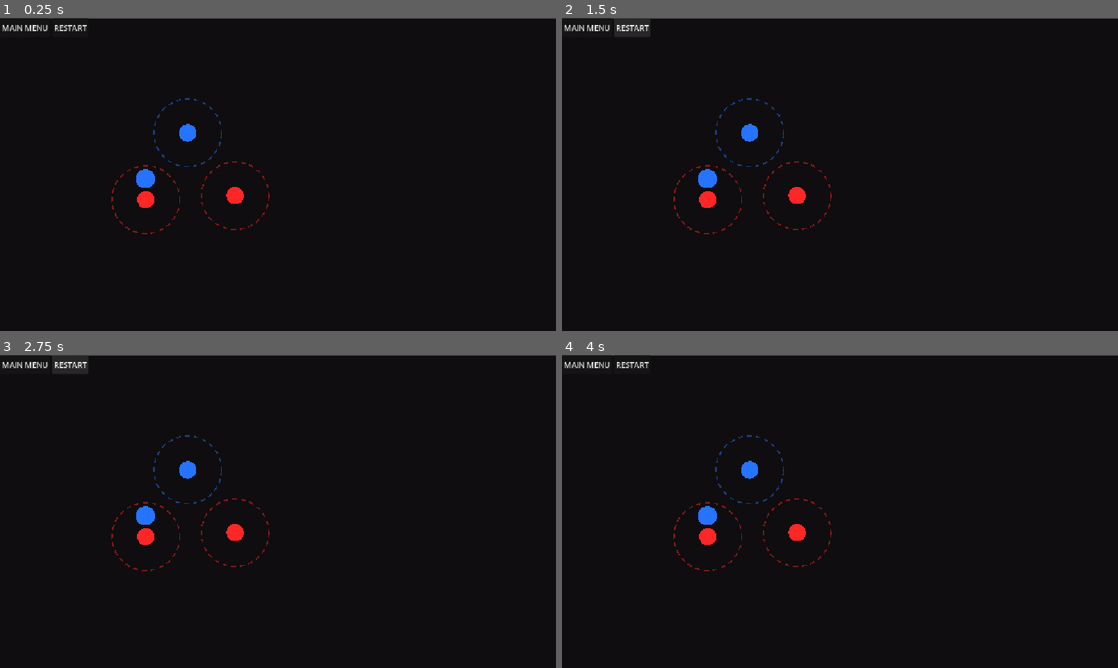
Above: before the commit, frames 1-4 (two rows, left to right).
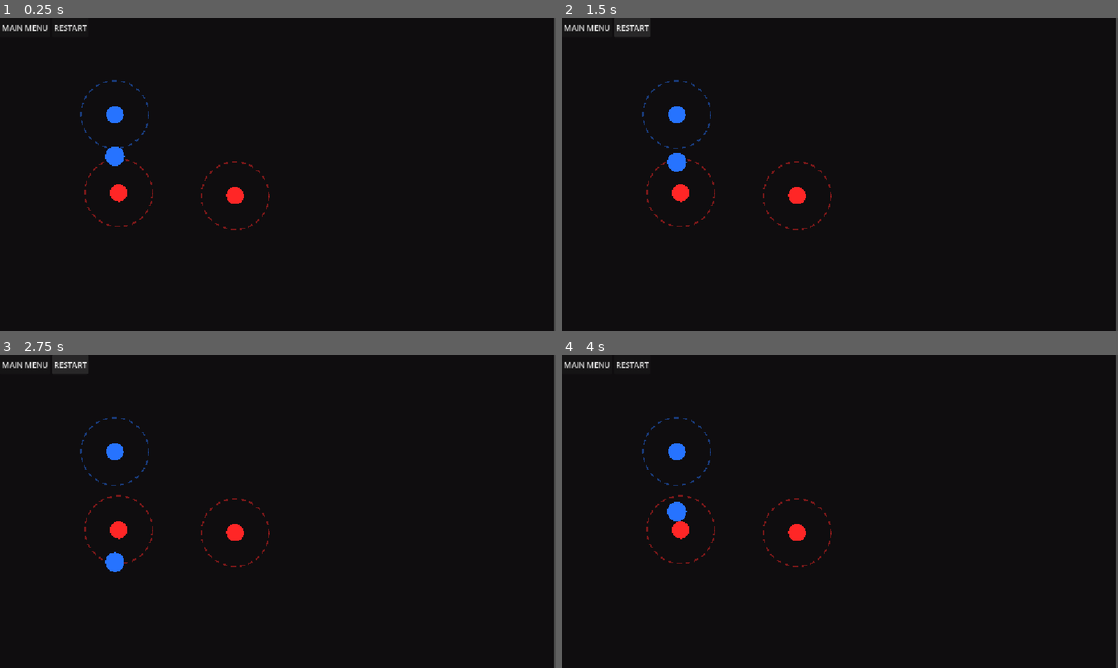
Above: after the commit, the same moments.

Repository: e-neuf/summer-summit-game-jam
Game: Godot game, scene res://levels/Level0.tscn
The game is run twice, just before and just after one commit, with the same random seed, the same clock (stepped at 60 frames per second) and the same inputs. The engine's default icon, where the game draws it, is replaced by a stand-in: a white triangle on a blue panel in a dark square.
Inputs:
- Up to frame 1 (0.25 s): no input
- Up to frame 2 (1.5 s): click "RESTART" at 0.5 s; click "RESTART" at 1.25 s
- Up to frame 3 (2.75 s): click "RESTART" at 2 s
- Up to frame 4 (4 s): click "MAIN MENU" at 2.75 s; click "PLAY" at 3.5 s

The runs differ from the first frame. In frame 1, 1.8% of the frame differs, in the area x 0-100%, y 0-100%; in frame 2, 1.8%; in frame 3, 1.8%; in frame 4, 1.8%.

Commit message:
Added boundaries and stuff

Diff:
--- /dev/null
+++ b/Object_Scenes[for duplication]/floor.tscn
@@ -0,0 +1,9 @@
+[gd_scene format=3 uid="uid://dxu4i3wxckpf5"]
+
+[sub_resource type="RectangleShape2D" id="RectangleShape2D_4uic7"]
+size = Vector2(2400, 50)
+
+[node name="Floor" type="StaticBody2D" unique_id=1559610409]
+
+[node name="CollisionShape2D" type="CollisionShape2D" parent="." unique_id=1156240617]
+shape = SubResource("RectangleShape2D_4uic7")
--- a/levels/Level0.tscn
+++ b/levels/Level0.tscn
@@ -3,10 +3,8 @@
 [ext_resource type="PackedScene" uid="uid://dveyunc1b4yi2" path="res://levels/BaseLevel.tscn" id="1_oo2mb"]
 [ext_resource type="Script" uid="uid://ccrrm8jgpodv2" path="res://scripts/background_mood.gd" id="2_n5jrs"]
 [ext_resource type="PackedScene" uid="uid://c2fjiov5pxmvm" path="res://Object_Scenes[for duplication]/magentic_poles.tscn" id="3_3d6os"]
+[ext_resource type="PackedScene" uid="uid://dxu4i3wxckpf5" path="res://Object_Scenes[for duplication]/floor.tscn" id="3_fli3c"]
 [ext_resource type="PackedScene" uid="uid://cghyvyu2v4e41" path="res://Object_Scenes[for duplication]/main_character.tscn" id="4_fli3c"]
-
-[sub_resource type="RectangleShape2D" id="RectangleShape2D_4uic7"]
-size = Vector2(2400, 50)
 
 [node name="Node2D" unique_id=1612004166 instance=ExtResource("1_oo2mb")]
 
@@ -17,10 +15,10 @@
 anchors_preset = 15
 anchor_right = 1.0
 anchor_bottom = 1.0
-offset_left = -1.0
-offset_top = 2.0
-offset_right = -1.0
-offset_bottom = 2.0
+offset_left = -5.0
+offset_top = 1.0
+offset_right = -5.0
+offset_bottom = 1.0
 grow_horizontal = 2
 grow_vertical = 2
 mouse_filter = 2
@@ -28,23 +26,31 @@
 script = ExtResource("2_n5jrs")
 
 [node name="Magentic Poles2" parent="." index="2" unique_id=1547105525 instance=ExtResource("3_3d6os")]
-position = Vector2(302, 376)
+position = Vector2(246, 362)
 polarity = -1
 
 [node name="Main Character" parent="." index="3" unique_id=273780980 instance=ExtResource("4_fli3c")]
-position = Vector2(301, 333)
+position = Vector2(238, 252)
 
-[node name="Floor" type="StaticBody2D" parent="." index="4" unique_id=336076818]
-position = Vector2(0, 450)
+[node name="Floor3" parent="." index="4" unique_id=1559610409 instance=ExtResource("3_fli3c")]
+position = Vector2(-1.0000153, 291.00003)
+rotation = 1.5807571
 
-[node name="CollisionShape2D" type="CollisionShape2D" parent="Floor" index="0" unique_id=1748394429]
-shape = SubResource("RectangleShape2D_4uic7")
+[node name="Floor2" parent="." index="5" unique_id=1564536870 instance=ExtResource("3_fli3c")]
+position = Vector2(156, 50)
 
-[node name="Magentic Poles3" parent="." index="5" unique_id=1459443249 instance=ExtResource("3_3d6os")]
-position = Vector2(389, 238)
+[node name="Floor" parent="." index="6" unique_id=592601429 instance=ExtResource("3_fli3c")]
+position = Vector2(529, 559)
 
-[node name="Magentic Poles" parent="." index="6" unique_id=1551102258 instance=ExtResource("3_3d6os")]
+[node name="Magentic Poles3" parent="." index="7" unique_id=1459443249 instance=ExtResource("3_3d6os")]
+position = Vector2(238, 200)
+
+[node name="Magentic Poles" parent="." index="8" unique_id=1551102258 instance=ExtResource("3_3d6os")]
 position = Vector2(487, 368)
 polarity = -1
 
+[node name="Floor4" parent="." index="9" unique_id=587057396 instance=ExtResource("3_fli3c")]
+position = Vector2(1161, 248)
+rotation = 1.5807571
+
 [connection signal="input_event" from="Magentic Poles" to="Magentic Poles" method="_on_input_event"]
